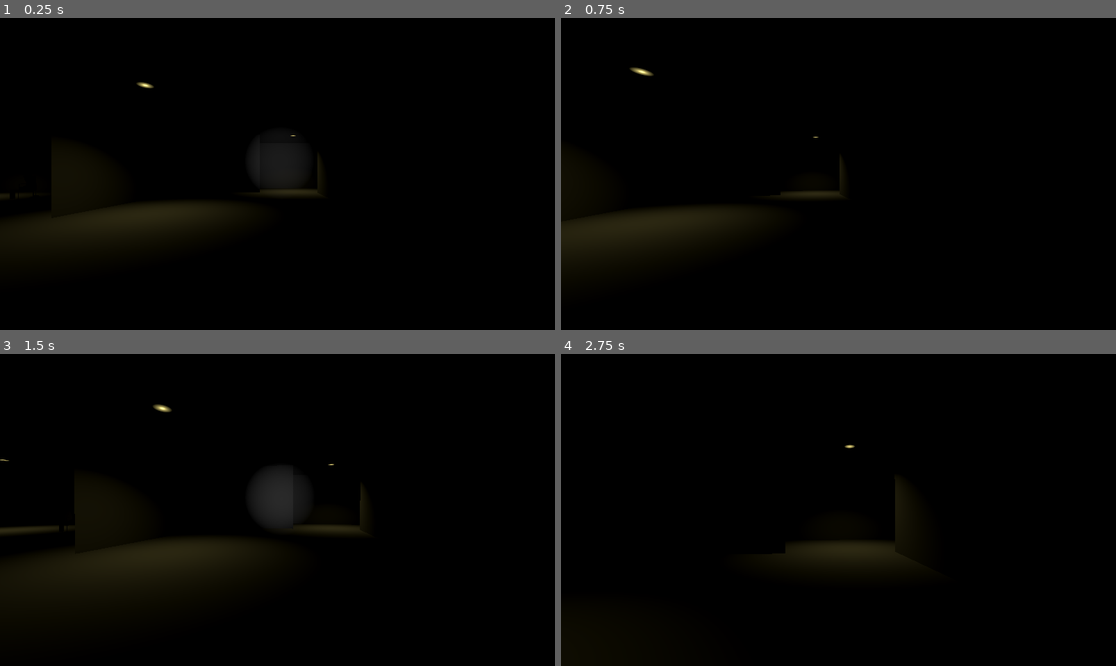
Above: before the commit, frames 1-4 (two rows, left to right).
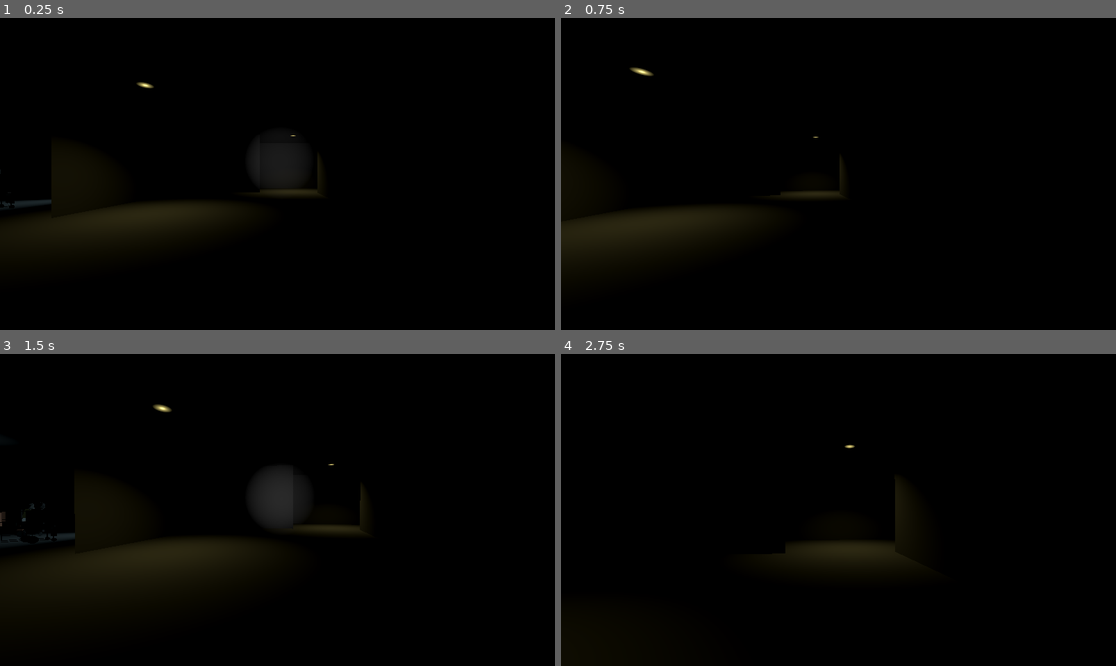
Above: after the commit, the same moments.

Repository: Nawreua/pizza-doggy-jam-4
Game: Godot game, scene res://levels/hall/hall.tscn
The game is run twice, just before and just after one commit, with the same random seed, the same clock (stepped at 60 frames per second) and the same inputs. This scene is started directly instead of the project's main scene. Sound files missing from this copy of the repository are replaced by a short silence.
Inputs (mouse positions are in pixels of both pictures, inside the frame that each line leads up to):
- Up to frame 1 (0.25 s): no input
- Up to frame 2 (0.75 s): tap Enter at 0.5 s; move the mouse to (866, 174) at 0.52 s; hold W (move_forward) from 0.53 s (still down); hold E (action_light) from 0.53 s (still down)
- Up to frame 3 (1.5 s): keep holding W (move_forward); move the mouse to (249, 510) at 1.27 s; release E (action_light) at 1.28 s; tap E (action_light) at 1.35 s
- Up to frame 4 (2.75 s): keep holding W (move_forward); move the mouse to (849, 503) at 2.02 s; hold E (action_light) from 2.03 s (still down)

The runs differ from the first frame. In frame 1, 0.1% of the frame differs, in the area x 0-10%, y 48-62%; in frame 2, nothing differs; in frame 3, 0.4%, in the area x 0-14%, y 33-62%; in frame 4, nothing differs.

Commit message:
levels: add assets to final level

Diff:
--- a/levels/hall/hall.tscn
+++ b/levels/hall/hall.tscn
@@ -4,8 +4,12 @@
 [ext_resource type="PackedScene" uid="uid://b4uvaw3j5s1um" path="res://assets/models/elevator.tscn" id="2_kcbju"]
 [ext_resource type="PackedScene" uid="uid://dxa8xtqr7xgxb" path="res://scenes/props/lights/spot_light_simple.tscn" id="3_dec7f"]
 [ext_resource type="PackedScene" uid="uid://cx1t64q6n6hl6" path="res://scenes/player/player.tscn" id="3_hubcc"]
+[ext_resource type="PackedScene" uid="uid://bpd7ymb7nneuj" path="res://assets/models/chair.tscn" id="4_rrdwu"]
 [ext_resource type="PackedScene" uid="uid://csik5uujsuj0w" path="res://scenes/enemies/guard/guard.tscn" id="5_2pvnj"]
 [ext_resource type="PackedScene" uid="uid://bn2icmswbhaq5" path="res://scenes/enemies/patient/patient.tscn" id="6_xr31c"]
+[ext_resource type="PackedScene" uid="uid://dcp52s3ulehpy" path="res://assets/models/round_table.tscn" id="7_fnmd4"]
+[ext_resource type="PackedScene" uid="uid://c6qgbxwytntu0" path="res://assets/models/door.tscn" id="8_1rfss"]
+[ext_resource type="PackedScene" uid="uid://bh24mf70x6kdj" path="res://assets/models/uranium_queen.tscn" id="9_p3dqk"]
 
 [sub_resource type="PlaneMesh" id="PlaneMesh_kcbju"]
 material = ExtResource("1_1xi0k")
@@ -172,12 +176,29 @@
 [sub_resource type="ConcavePolygonShape3D" id="ConcavePolygonShape3D_u8nhi"]
 data = PackedVector3Array(0, -1.5, -6, 0, -1.5, 6, 0, 1.5, -6, 0, -1.5, 6, 0, 1.5, 6, 0, 1.5, -6)
 
+[sub_resource type="BoxMesh" id="BoxMesh_1rfss"]
+material = ExtResource("1_1xi0k")
+size = Vector3(0.1, 1, 3)
+
 [sub_resource type="BoxMesh" id="BoxMesh_1xi0k"]
 material = ExtResource("1_1xi0k")
 size = Vector3(4, 3.25, 4)
 
 [sub_resource type="ConcavePolygonShape3D" id="ConcavePolygonShape3D_r8jte"]
 data = PackedVector3Array(-2, 1.625, 2, 2, 1.625, 2, -2, -1.625, 2, 2, 1.625, 2, 2, -1.625, 2, -2, -1.625, 2, 2, 1.625, …(428 unchanged characters)…
+
+[sub_resource type="BoxMesh" id="BoxMesh_xr31c"]
+material = ExtResource("1_1xi0k")
+
+[sub_resource type="ConcavePolygonShape3D" id="ConcavePolygonShape3D_371qk"]
+data = PackedVector3Array(-0.5, 0.5, 0.5, 0.5, 0.5, 0.5, -0.5, -0.5, 0.5, 0.5, 0.5, 0.5, 0.5, -0.5, 0.5, -0.5, -0.5, 0.5, 0.5, 0.5, -0.5, -0.5, 0.5, -0.5, 0.5, -0.5, -0.5, -0.5, 0.5, -0.5, -0.5, -0.5, -0.5, 0.5, -0.5, -0.5, 0.5, 0.5, 0.5, 0.5, 0.5, -0.5, 0.5, -0.5, 0.5, 0.5, 0.5, -0.5, 0.5, -0.5, -0.5, 0.5, -0.5, 0.5, -0.5, 0.5, -0.5, -0.5, 0.5, 0.5, -0.5, -0.5, -0.5, -0.5, 0.5, 0.5, -0.5, -0.5, 0.5, -0.5, -0.5, -0.5, 0.5, 0.5, 0.5, -0.5, 0.5, 0.5, 0.5, 0.5, -0.5, -0.5, 0.5, 0.5, -0.5, 0.5, -0.5, 0.5, 0.5, -0.5, -0.5, -0.5, 0.5, 0.5, -0.5, 0.5, -0.5, -0.5, -0.5, 0.5, -0.5, 0.5, 0.5, -0.5, -0.5, -0.5, -0.5, -0.5)
+
+[sub_resource type="BoxMesh" id="BoxMesh_p3dqk"]
+material = ExtResource("1_1xi0k")
+size = Vector3(1.5, 0.5, 1.2)
+
+[sub_resource type="ConcavePolygonShape3D" id="ConcavePolygonShape3D_042ww"]
+data = PackedVector3Array(-0.75, 0.25, 0.59999996, 0.75, 0.25, 0.59999996, -0.75, -0.25, 0.59999996, 0.75, 0.25, 0.59999996, 0.75, -0.25, 0.59999996, -0.75, -0.25, 0.59999996, 0.75, 0.25, -0.59999996, -0.75, 0.25, -0.59999996, 0.75, -0.25, -0.59999996, -0.75, 0.25, -0.59999996, -0.75, -0.25, -0.59999996, 0.75, -0.25, -0.59999996, 0.75, 0.25, 0.59999996, 0.75, 0.25, -0.59999996, 0.75, -0.25, 0.59999996, 0.75, 0.25, -0.59999996, 0.75, -0.25, -0.59999996, 0.75, -0.25, 0.59999996, -0.75, 0.25, -0.59999996, -0.75, 0.25, 0.59999996, -0.75, -0.25, -0.59999996, -0.75, 0.25, 0.59999996, -0.75, -0.25, 0.59999996, -0.75, -0.25, -0.59999996, 0.75, 0.25, 0.59999996, -0.75, 0.25, 0.59999996, 0.75, 0.25, -0.59999996, -0.75, 0.25, 0.59999996, -0.75, 0.25, -0.59999996, 0.75, 0.25, -0.59999996, -0.75, -0.25, 0.59999996, 0.75, -0.25, 0.59999996, -0.75, -0.25, -0.59999996, 0.75, -0.25, 0.59999996, 0.75, -0.25, -0.59999996, -0.75, -0.25, -0.59999996)
 
 [node name="Hall" type="Node3D" unique_id=515744327]
 
@@ -357,6 +378,10 @@
 [node name="CollisionShape3D" type="CollisionShape3D" parent="Walls/MeshInstance3D18/StaticBody3D" unique_id=1530391690]
 shape = SubResource("ConcavePolygonShape3D_u8nhi")
 
+[node name="MeshInstance3D19" type="MeshInstance3D" parent="Walls" unique_id=50246232]
+transform = Transform3D(1, 0, 0, 0, 1, 0, 0, 0, 1, -8.018381, 2.9860466, -1.5199103)
+mesh = SubResource("BoxMesh_1rfss")
+
 [node name="Props" type="Node" parent="." unique_id=1487924720]
 
 [node name="MeshInstance3D" type="MeshInstance3D" parent="Props" unique_id=307598428]
@@ -371,16 +396,104 @@
 [node name="elevator" parent="Props" unique_id=1634464330 instance=ExtResource("2_kcbju")]
 transform = Transform3D(-0.5, 0, -4.371139e-08, 0, 0.5, 0, 4.371139e-08, 0, -0.5, 13.3784075, 0.016576529, 2.2744713)
 
+[node name="MeshInstance3D2" type="MeshInstance3D" parent="Props" unique_id=776167299]
+transform = Transform3D(1, 0, 0, 0, 1, 0, 0, 0, 7.62776, -17.494041, 0.5049013, -5.161922)
+mesh = SubResource("BoxMesh_xr31c")
+
+[node name="StaticBody3D" type="StaticBody3D" parent="Props/MeshInstance3D2" unique_id=1682510295]
+
+[node name="CollisionShape3D" type="CollisionShape3D" parent="Props/MeshInstance3D2/StaticBody3D" unique_id=306645651]
+shape = SubResource("ConcavePolygonShape3D_371qk")
+
+[node name="round_table" parent="Props" unique_id=1178686365 instance=ExtResource("7_fnmd4")]
+transform = Transform3D(0.5, 0, 0, 0, 0.5, 0, 0, 0, 0.5, -7.3068194, 0.41131485, 7.660753)
+
+[node name="chair" parent="Props" unique_id=1806697545 instance=ExtResource("4_rrdwu")]
+transform = Transform3D(0.46593115, 0, -0.18140607, 0, 0.5, 0, 0.18140607, 0, 0.46593115, -6.603544, 0.4389876, 6.8474827)
+
+[node name="chair2" parent="Props" unique_id=839218770 instance=ExtResource("4_rrdwu")]
+transform = Transform3D(-0.29688504, 0, -0.40231746, 0, 0.5, 0, 0.40231746, 0, -0.29688504, -6.738673, 0.4389876, 8.410722)
+
+[node name="round_table2" parent="Props" unique_id=1229819728 instance=ExtResource("7_fnmd4")]
+transform = Transform3D(0.5, 0, 0, 0, 0.5, 0, 0, 0, 0.5, 0.121619105, 0.41131485, 6.6670227)
+
+[node name="chair3" parent="Props" unique_id=792227041 instance=ExtResource("4_rrdwu")]
+transform = Transform3D(-0.45411178, 0, 0.20924264, 0, 0.5, 0, -0.20924264, 0, -0.45411178, -0.71492875, 0.4389876, 7.3631053)
+
+[node name="round_table3" parent="Props" unique_id=382883760 instance=ExtResource("7_fnmd4")]
+transform = Transform3D(0.5, 0, 0, 0, 0.5, 0, 0, 0, 0.5, -3.307281, 0.41131496, 9.325491)
+
+[node name="chair4" parent="Props" unique_id=1761282368 instance=ExtResource("4_rrdwu")]
+transform = Transform3D(0.22259115, 0, 0.44772, 0, 0.5, 0, -0.44772, 0, 0.22259115, -4.1372633, 0.43898737, 8.463066)
+
+[node name="chair5" parent="Props" unique_id=1456268569 instance=ExtResource("4_rrdwu")]
+transform = Transform3D(0.31466016, 0, -0.388573, 0, 0.5, 0, 0.388573, 0, 0.31466016, -2.273751, 0.4389873, 8.7886915)
+
+[node name="chair6" parent="Props" unique_id=1101228000 instance=ExtResource("4_rrdwu")]
+transform = Transform3D(-0.4528991, 0, -0.21185468, 0, 0.5, 0, 0.21185468, 0, -0.4528991, -3.2308095, 0.43898737, 10.374492)
+
+[node name="door" parent="Props" unique_id=1893736036 instance=ExtResource("8_1rfss")]
+transform = Transform3D(0.5, 0, 0, 0, 0.5, 0, 0, 0, 0.5, -6.984021, 1.3994001, -3.0615282)
+
+[node name="door2" parent="Props" unique_id=2013223343 instance=ExtResource("8_1rfss")]
+transform = Transform3D(-0.5, 0, -4.371139e-08, 0, 0.5, 0, 4.371139e-08, 0, -0.5, -7.8244257, 1.3994001, -0.028933048)
+
+[node name="chair7" parent="Props" unique_id=63462598 instance=ExtResource("4_rrdwu")]
+transform = Transform3D(-0.42670718, 0, 0.26061657, 0, 0.5, 0, -0.26061657, 0, -0.42670718, 3.9860082, 0.4389876, -4.1322484)
+
+[node name="round_table4" parent="Props" unique_id=491882776 instance=ExtResource("7_fnmd4")]
+transform = Transform3D(0.3600637, 0, -0.34692094, 0, 0.5, 0, 0.34692094, 0, 0.3600637, -10.806533, 0.41131473, -6.446019)
+
+[node name="MeshInstance3D3" type="MeshInstance3D" parent="Props" unique_id=1135081215]
+transform = Transform3D(0.7753305, 0, -0.6315559, 0, 1, 0, 0.6315559, 0, 0.7753305, 6.512937, 0.25, -7.7421207)
+mesh = SubResource("BoxMesh_p3dqk")
+
+[node name="StaticBody3D" type="StaticBody3D" parent="Props/MeshInstance3D3" unique_id=1888241718]
+
+[node name="CollisionShape3D" type="CollisionShape3D" parent="Props/MeshInstance3D3/StaticBody3D" unique_id=1869864409]
+transform = Transform3D(1, 0, -2.9802322e-08, 0, 1, 0, 2.9802322e-08, 0, 1, 0, 0, 0)
+shape = SubResource("ConcavePolygonShape3D_042ww")
+
+[node name="uranium_queen" parent="Props" unique_id=1277733865 instance=ExtResource("9_p3dqk")]
+transform = Transform3D(0.38747224, 0, -0.31601465, 0, 0.5, 0, 0.31601465, 0, 0.38747224, 6.4279413, 0.7986016, -7.5988526)
+
+[node name="SpotLight3D" type="SpotLight3D" parent="Props/uranium_queen" unique_id=589640210]
+transform = Transform3D(-1.9922733, 0, -0.17563283, 0, 2, 0, 0.17563283, 0, -1.9922733, -0.23154545, 2.3841858e-07, 0.35543442)
+light_color = Color(0.6784314, 0.84705883, 0.9019608, 1)
+spot_range = 10.0
+spot_angle = 30.0
+
+[node name="OmniLight3D" type="OmniLight3D" parent="Props/uranium_queen/SpotLight3D" unique_id=1378165491]
+transform = Transform3D(0.99999994, 0, 2.9802322e-08, 0, 1, 0, -2.9802322e-08, 0, 0.99999994, 0.0016317368, 1.1920929e-07, -0.09209061)
+light_color = Color(0.6784314, 0.84705883, 0.9019608, 1)
+omni_range = 2.0
+
+[node name="chair8" parent="Props" unique_id=659681608 instance=ExtResource("4_rrdwu")]
+transform = Transform3D(-0.32432568, 0, 0.38054284, 0, 0.5, 0, -0.38054284, 0, -0.32432568, 2.2994373, 0.43898773, -6.3739495)
+
+[node name="chair9" parent="Props" unique_id=1935767842 instance=ExtResource("4_rrdwu")]
+transform = Transform3D(-0.35723025, 0, 0.34983796, 0, 0.5, 0, -0.34983796, 0, -0.35723025, 2.1045935, 0.4389876, -5.152443)
+
+[node name="chair10" parent="Props" unique_id=343222560 instance=ExtResource("4_rrdwu")]
+transform = Transform3D(-0.42670718, 0, 0.26061657, 0, 0.5, 0, -0.26061657, 0, -0.42670718, 2.849604, 0.4389876, -3.786758)
+
+[node name="chair11" parent="Props" unique_id=196937864 instance=ExtResource("4_rrdwu")]
+transform = Transform3D(-0.44166622, 0, 0.23437358, 0, 0.5, 0, -0.23437358, 0, -0.44166622, 4.1621337, 0.4389876, -3.037536)
+
+[node name="round_table5" parent="Props" unique_id=1499708951 instance=ExtResource("7_fnmd4")]
+transform = Transform3D(0.5, 0, 0, 0, 0.5, 0, 0, 0, 0.5, -4.851333, 0.41131496, -6.0787086)
+
 [node name="Lights" type="Node" parent="." unique_id=1490298067]
 
 [node name="SpotLight3D" parent="Lights" unique_id=83524157 instance=ExtResource("3_dec7f")]
 transform = Transform3D(1, 0, 0, 0, 0.009983092, 0.9999502, 0, -0.9999502, 0.009983092, 9.897183, 2.9584355, -3.2300768)
 
 [node name="SpotLight3D3" parent="Lights" unique_id=831641749 instance=ExtResource("3_dec7f")]
-transform = Transform3D(1, 0, 0, 0, 0.009983092, 0.9999502, 0, -0.9999502, 0.009983092, 0.03134823, 2.9027548, -6.0116224)
+transform = Transform3D(1, 0, 0, 0, 0.009983092, 0.9999502, 0, -0.9999502, 0.009983092, 3.0372367, 2.9027548, -5.3915386)
+visible = false
 
 [node name="SpotLight3D7" parent="Lights" unique_id=1312324788 instance=ExtResource("3_dec7f")]
-transform = Transform3D(1, 0, 0, 0, 0.009983092, 0.9999502, 0, -0.9999502, 0.009983092, 5.1254215, 2.9027548, 8.154531)
+transform = Transform3D(1, 0, 0, 0, 0.009983092, 0.9999502, 0, -0.9999502, 0.009983092, -3.1918175, 2.9027548, 7.2397814)
 
 [node name="SpotLight3D8" parent="Lights" unique_id=1279318947 instance=ExtResource("3_dec7f")]
 transform = Transform3D(1, 0, 0, 0, 0.009983092, 0.9999502, 0, -0.9999502, 0.009983092, -9.72555, 2.865221, 3.137035)
@@ -418,7 +531,7 @@
 transform = Transform3D(0.75270224, 0, 0.6583611, 0, 1, 0, -0.6583611, 0, 0.75270224, -11.782884, 0.0027240813, -10.756086)
 
 [node name="Guard5" parent="Enemies" unique_id=1909655869 instance=ExtResource("5_2pvnj")]
-transform = Transform3D(0.60447395, 0, -0.7966249, 0, 1, 0, 0.7966249, 0, 0.60447395, -10.266509, 0.0027236044, -7.0857034)
+transform = Transform3D(0.60447395, 0, -0.7966249, 0, 1, 0, 0.7966249, 0, 0.60447395, -10.266509, 0.0027236044, -4.798689)
 normal_speed = 5.0
 
 [node name="Guard6" parent="Enemies" unique_id=2130038071 instance=ExtResource("5_2pvnj")]
@@ -434,13 +547,13 @@
 transform = Transform3D(0.4379005, 0, -0.8990234, 0, 1, 0, 0.8990234, 0, 0.4379005, 0.86143255, 0.39111328, 5.9712553)
 
 [node name="Patient3" parent="Enemies" unique_id=328411068 instance=ExtResource("6_xr31c")]
-transform = Transform3D(0.58209455, 0, 0.8131211, 0, 1, 0, -0.8131211, 0, 0.58209455, -6.223132, 0.39111352, -5.4734125)
+transform = Transform3D(-0.9604056, 0, 0.27860552, 0, 1, 0, -0.27860552, 0, -0.9604056, 5.3376846, 0.39111352, -3.859266)
 
 [node name="Patient4" parent="Enemies" unique_id=1365014166 instance=ExtResource("6_xr31c")]
-transform = Transform3D(0.6718757, 0, -0.7406639, 0, 1, 0, 0.7406639, 0, 0.6718757, 4.5059214, 0.39111328, -5.5572815)
+transform = Transform3D(-0.8600126, 0, 0.51027274, 0, 1, 0, -0.51027274, 0, -0.8600126, 3.3698206, 0.39111328, -4.7833605)
 
 [node name="Patient5" parent="Enemies" unique_id=1494532659 instance=ExtResource("6_xr31c")]
-transform = Transform3D(-0.7033948, 0, 0.7107994, 0, 1, 0, -0.7107994, 0, -0.7033948, -1.3499823, 0.39111328, -2.973366)
+transform = Transform3D(-0.92335767, 0, -0.38394096, 0, 1, 0, 0.38394096, 0, -0.92335767, -4.088673, 0.39111328, -4.9151936)
 
 [node name="Patient6" parent="Enemies" unique_id=1249800630 instance=ExtResource("6_xr31c")]
 transform = Transform3D(0.565255, 0, -0.82491624, 0, 1, 0, 0.82491624, 0, 0.565255, 12.597415, 0.39111328, 8.820987)
